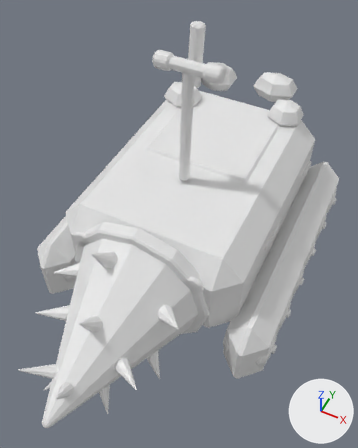
One commit to the FBX model art/tools/out/drill.fbx: the scene before it, then after it.
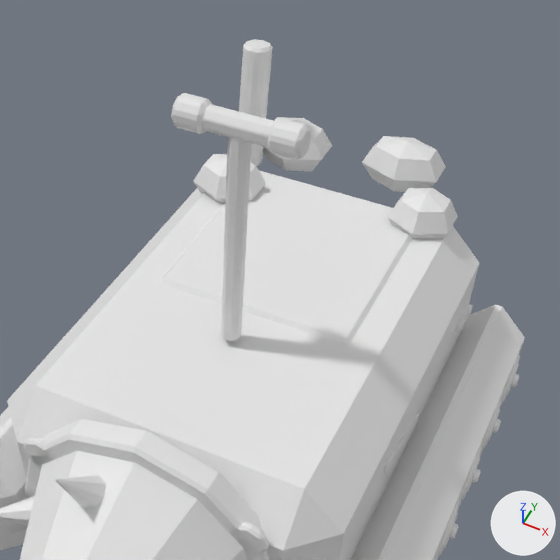
There are two pictures of each version: one whole from a camera (50 mm lens) standing at (3.32, -8.26, 10.25) and looking at (0.24, -2.11, 2.56), one close up on the part from 17% to 100% of the width and 0% to 66% of the height. The axes (+X, +Y, +Z) are drawn at lower right. The lights are the same throughout. The first two pictures are the older version.

In view in the first close-up: 'Accent', 'Accent2', 'Chrome', 'Chrome#Drill', 'Dark', 'Light', 'Metal#Drill', 'Rubber', 'SteeringWheel', 'Stone' and 14 more.
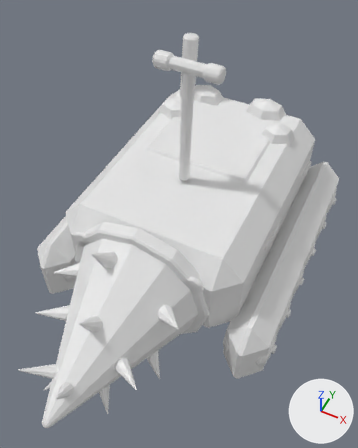
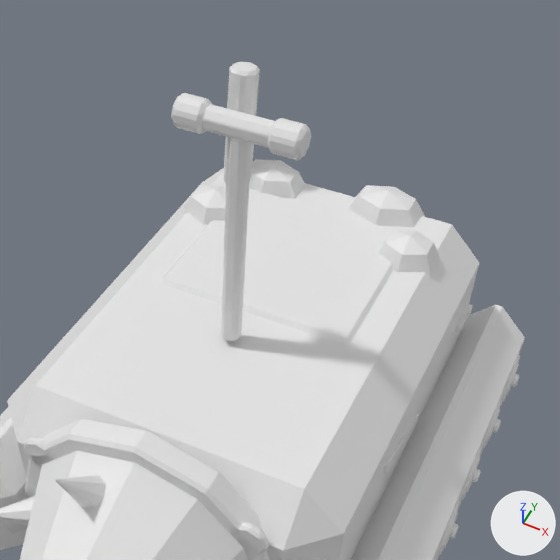
Changed parts and their boxes (x1, y1, x2, y2) in the close-ups (560 x 560 px):
'Stone', reshaped
    before: (193, 117, 458, 239)
    after: (181, 160, 440, 277)
'Chrome', mesh rescaled
    before: (239, 39, 273, 166)
    after: (223, 62, 260, 184)
part 1 of me_stone, added
    after: (378, 230, 440, 277)
part 2 of me_stone, added
    after: (181, 185, 226, 225)
part 3 of me_stone, added
    after: (249, 160, 306, 199)
part 4 of me_stone, added
    after: (348, 185, 425, 227)
part 5 of me_stone, deleted
    before: (388, 188, 458, 239)
part 6 of me_stone, deleted
    before: (263, 117, 332, 171)
part 7 of me_stone, deleted
    before: (193, 154, 266, 203)
part 8 of me_stone, deleted
    before: (362, 136, 446, 192)

What the commit changed:
me_stone is used by ob_stone; location (0.0, 0.0, 0.0).
me_stone had 80 vertices, 96 faces and spanned x -1.73..1.59, y 0.8..3.0, z 2.85..3.55.
me_stone now has 80 vertices, 96 faces and spans x -1.65..1.62, y 0.33..2.03, z 2.7..3.4.
me_stone part 1: a new loose piece, a UV sphere (6 segments, 4 rings, poles along z) spanning x 0.88..1.62, y 0.52..1.27, z 2.7..3.4.
me_stone part 2: a new loose piece, a UV sphere (6 segments, 4 rings, poles along z) spanning x -1.65..-0.85, y 0.33..1.08, z 2.7..3.4.
me_stone part 3: a new loose piece, a UV sphere (6 segments, 4 rings, poles along z) spanning x -1.29..-0.41, y 1.18..1.93, z 2.7..3.4.
me_stone part 4: a new loose piece, a UV sphere (6 segments, 4 rings, poles along z) spanning x 0.23..1.17, y 1.27..2.03, z 2.7..3.4.
me_stone part 5: the loose piece of 20 vertices spanning x 0.81..1.59, y 1.2..2.0, z 2.85..3.55 is deleted.
me_stone part 6: the loose piece of 20 vertices spanning x -1.38..-0.42, y 2.0..2.8, z 2.85..3.55 is deleted.
me_stone part 7: the loose piece of 20 vertices spanning x -1.73..-0.87, y 0.8..1.6, z 2.85..3.55 is deleted.
me_stone part 8: the loose piece of 20 vertices spanning x 0.08..1.12, y 2.2..3.0, z 2.85..3.55 is deleted.
me_chrome is used by ob_chrome; location (0.0, 0.0, 0.0).
me_chrome had 48 vertices, 50 faces and spanned x -1.58..-1.22, y 1.82..2.38, z 2.98..4.62.
me_chrome now has 48 vertices, 50 faces and spans x -1.48..-1.12, y 1.22..1.78, z 2.78..4.62.
me_chrome part 9: the whole mesh is scaled about its middle by (1, 1, 1.13), then moved by (0.1, -0.6, -0.1).
